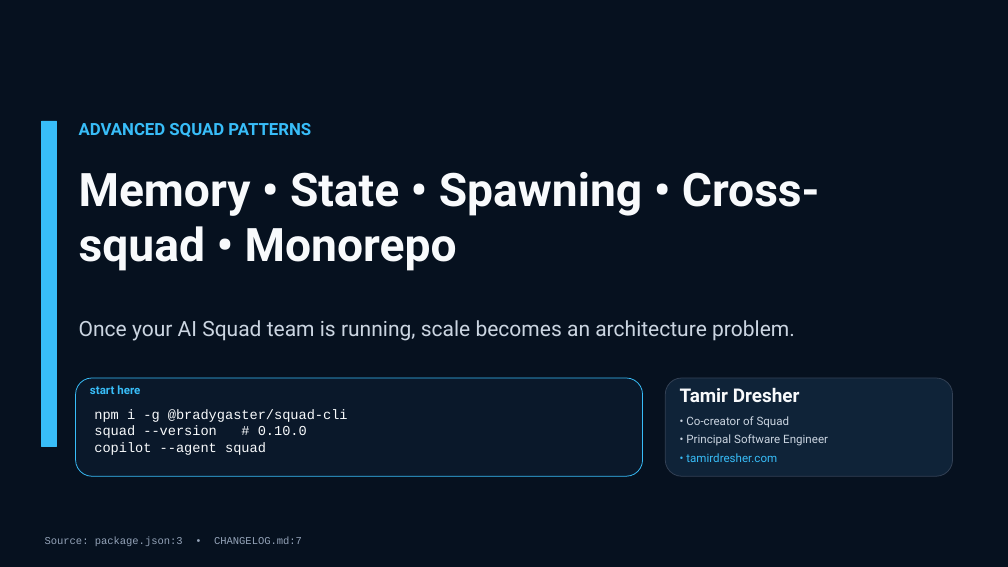
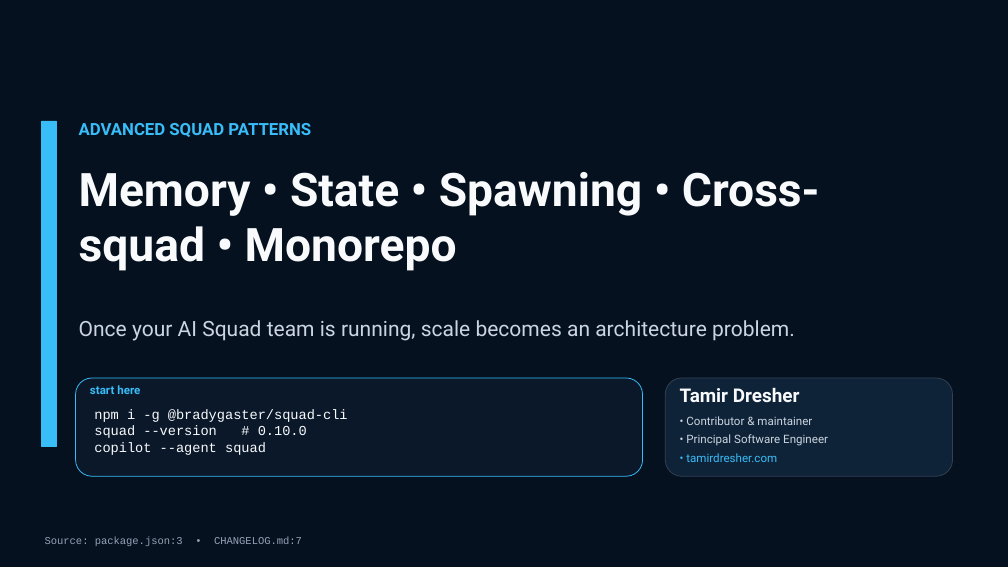
Before and after one commit to bradygaster/squad, a slide deck: slide 1 of docs/advanced-squad-session/advanced-squad-session.pptx. Drawn at 1008x567 pixels with LibreOffice and Linux fonts; fonts in the diff are those of the drawing. Boxes give left, top, right and bottom in pixels: in the first picture for what was removed or moved away, otherwise in the second. Text is boxed around its words. In the diff, an @@ line names an element or a change of style, - is before the commit and + after.

```diff
--- a/docs/advanced-squad-session/advanced-squad-session.pptx
+++ b/docs/advanced-squad-session/advanced-squad-session.pptx
@@ text at <box>686,416,812,425</box>: text changed @@
-• Co-creator of Squad
+• Contributor & maintainer
```
Also in this commit, not shown: 7 other slides changed, 1 slide added, 1 other file.
